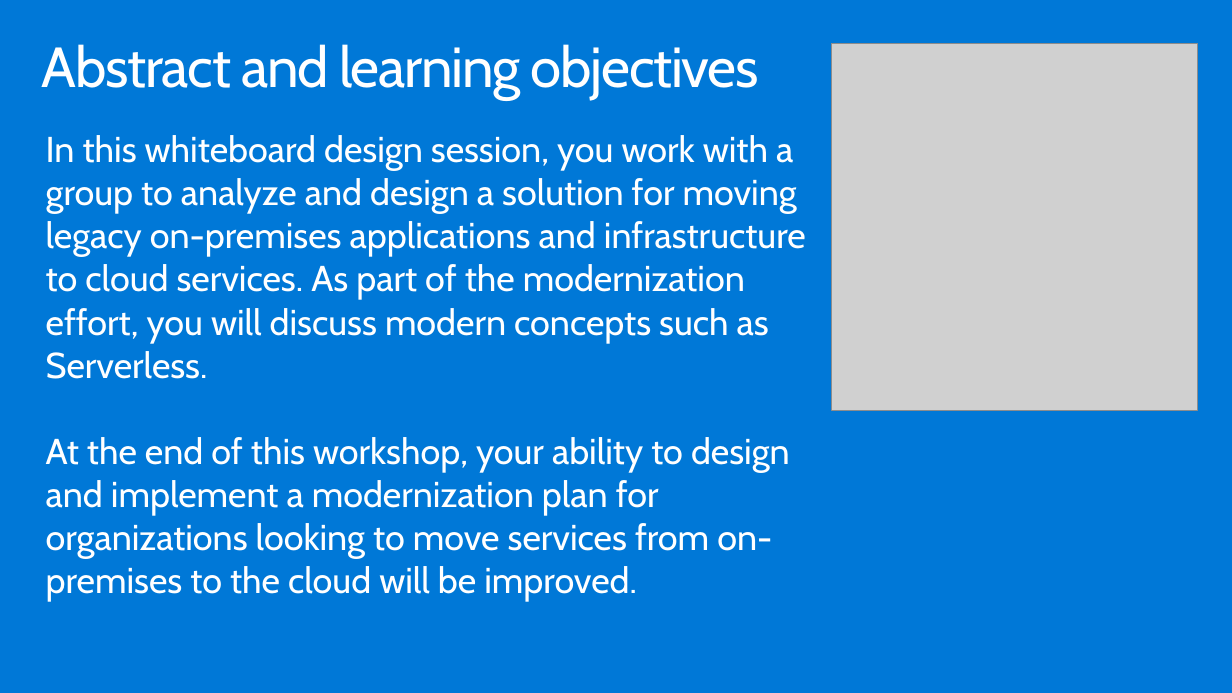
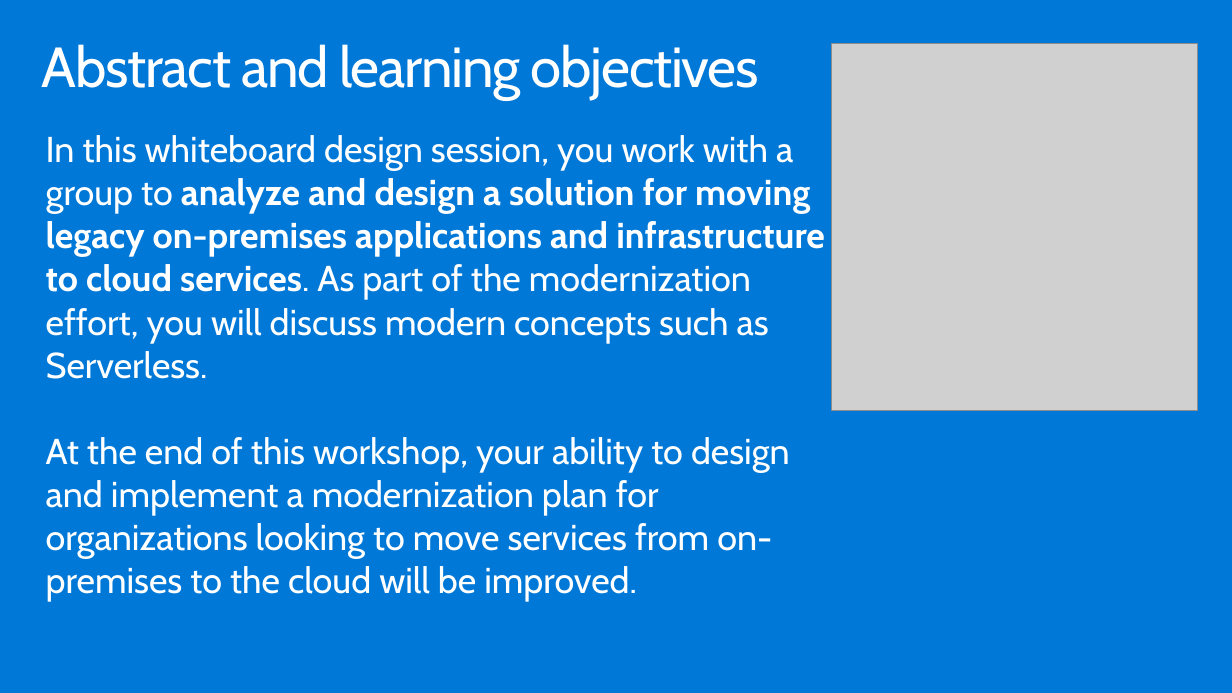
Before and after one commit to gaborkulcsarsnt/MCW-App-modernization, a slide deck: slide 2 of Whiteboard design session/WDS trainer presentation - App modernization.pptx. Drawn at 1232x693 pixels with LibreOffice and Linux fonts; fonts in the diff are those of the drawing; grey boxes stand for pictures. Boxes give left, top, right and bottom in pixels: in the first picture for what was removed or moved away, otherwise in the second. Text is boxed around its words. In the diff, an @@ line names an element or a change of style, - is before the commit and + after.

```diff
--- a/Whiteboard design session/WDS trainer presentation - App modernization.pptx
+++ b/Whiteboard design session/WDS trainer presentation - App modernization.pptx
@@ text at <box>46,135,825,379</box>: bold on in "analyze and design a solution for moving ..." @@
```
Also in this commit, not shown: 4 other slides changed, 2 other files.
